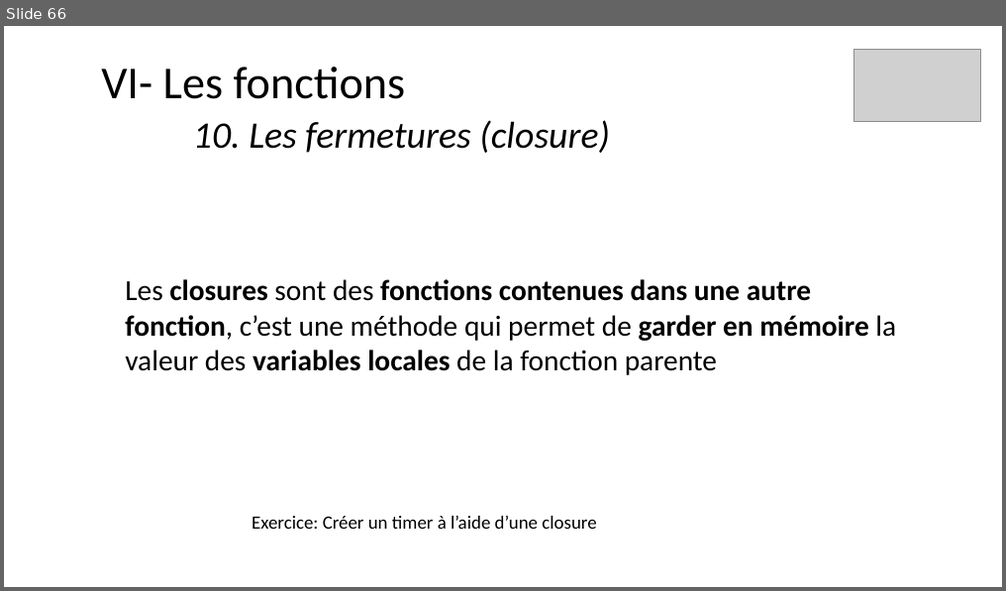
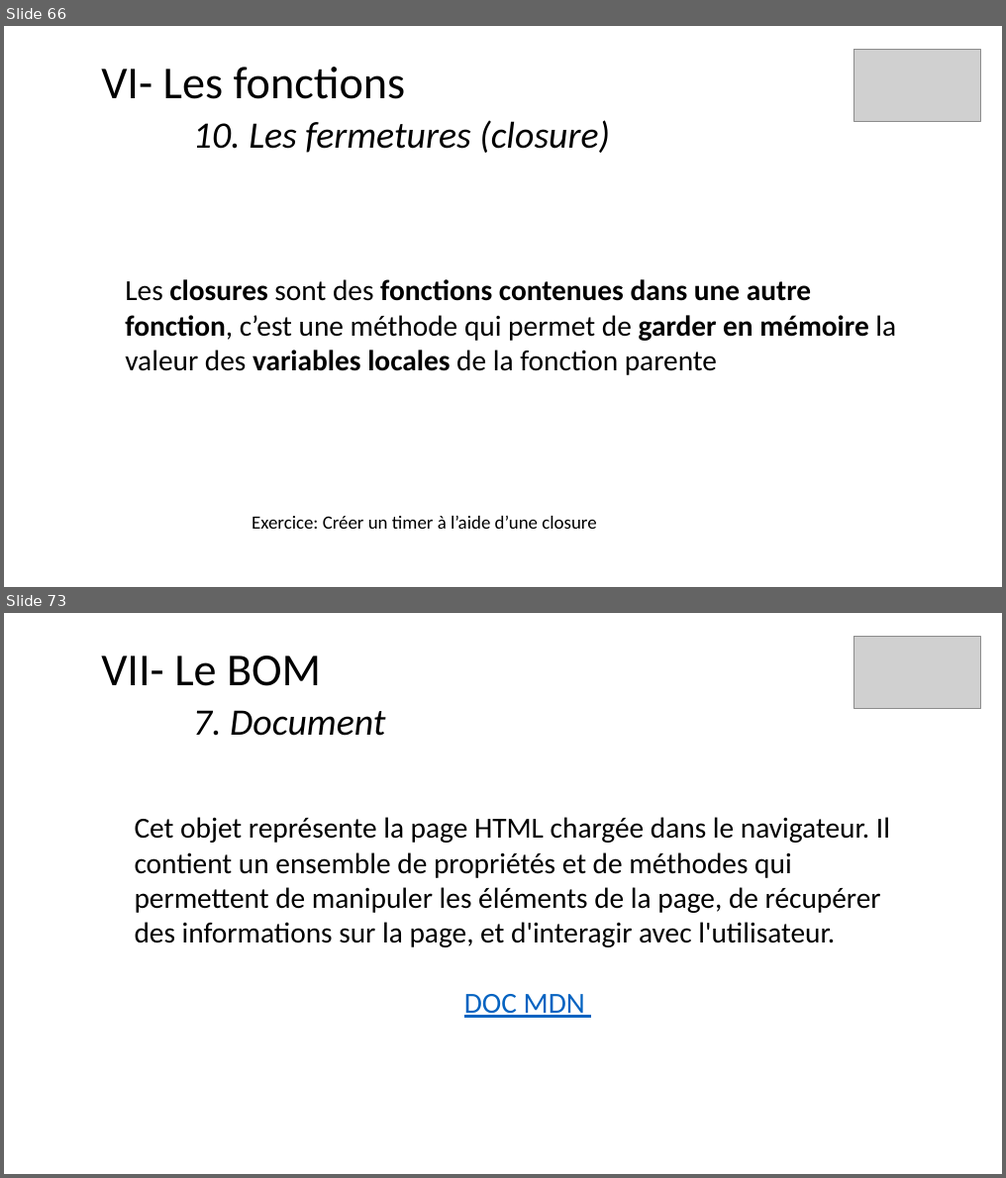
Before and after one commit to ArMb57/JavaScript, a slide deck: cours.pptx. Shown one above the other, each under a label of ours: slide 66 before the commit, slides 66 and 73 after it; the slides between them are not shown. The pictures are 1006x591 and 1006x1178 pixels, drawn with LibreOffice and Linux fonts; fonts in the diff are those of the drawing; grey boxes stand for pictures. Boxes give left, top, right and bottom in pixels: in the first picture for what was removed or moved away, otherwise in the second. Text is boxed around its words. In the diff, an @@ line names an element or a change of style, - is before the commit and + after.

```diff
--- a/cours.pptx
+++ b/cours.pptx
@@ slide 73 added at <box>4,613,1002,1174</box>, background #FFFFFF @@
@@ picture added at <box>853,636,981,708</box> @@
@@ title added at <box>101,656,385,736</box>, 36 pt, text #000000, italic @@
+VII- Le BOM
+7. Document
@@ text added at <box>135,817,890,1018</box>, 28 pt, text #000000 @@
+Cet objet représente la page HTML chargée dans le navigateur. Il contient un ensemble de propriétés et de méthodes qui permettent de manipuler les éléments de la page, de récupérer des informations sur la page, et d'interagir avec l'utilisateur.
+DOC MDN
```
Also in this commit, not shown: 19 other slides added, 4 other files.
